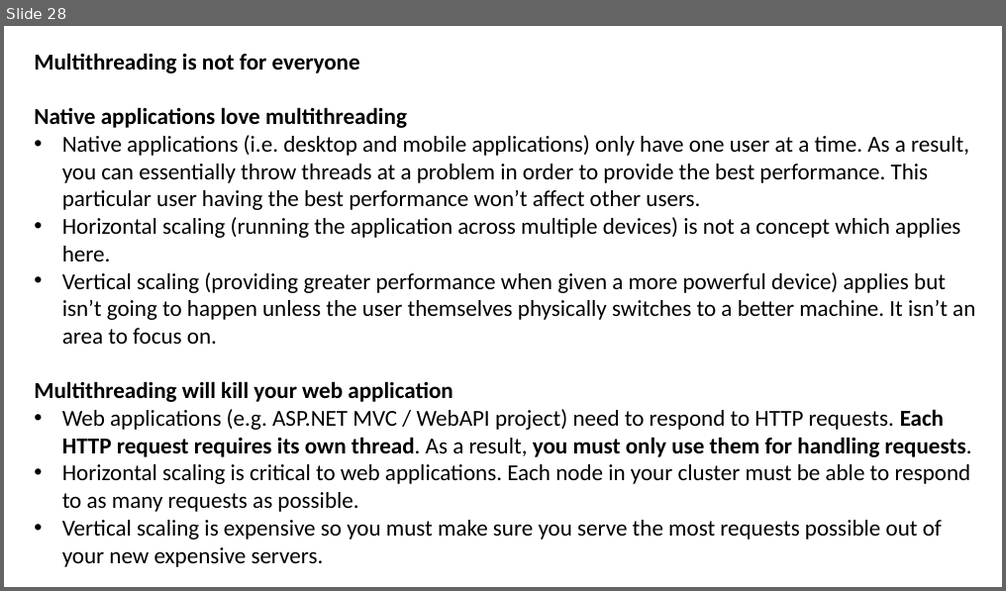
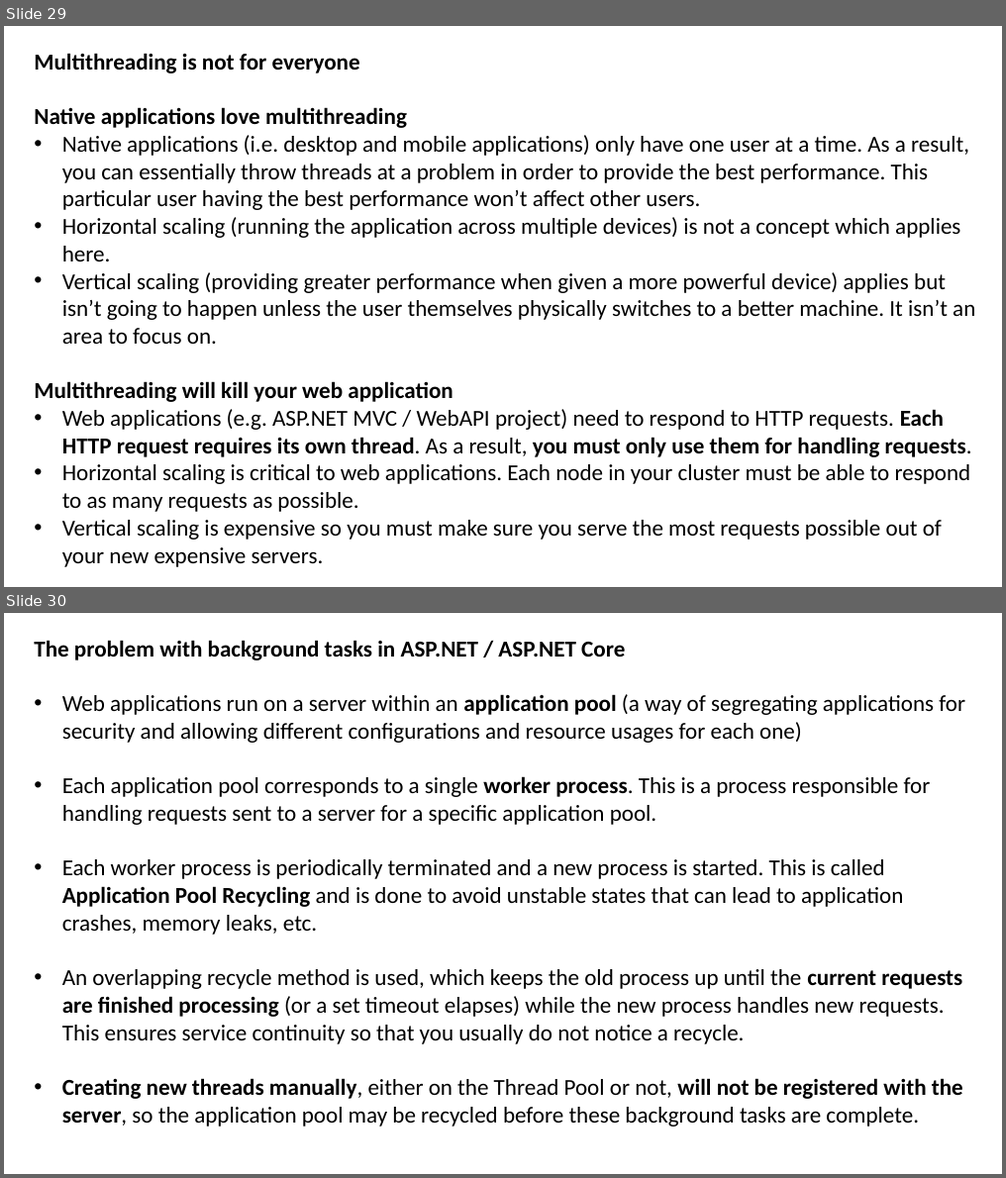
Before and after one commit to JoshKain/AsyncAwaitQuiz, a slide deck: Async and await presentation.pptx. Shown one above the other, each under a label of ours: slide 28 before the commit, slides 29 and 30 after it. The pictures are 1006x591 and 1006x1178 pixels, drawn with LibreOffice and Linux fonts; fonts in the diff are those of the drawing. Boxes give left, top, right and bottom in pixels: in the first picture for what was removed or moved away, otherwise in the second. Text is boxed around its words. In the diff, an @@ line names an element or a change of style, - is before the commit and + after.

```diff
--- a/Async and await presentation.pptx
+++ b/Async and await presentation.pptx
@@ slide 30 added at [4,613,1002,1174], background #FFFFFF @@
@@ text added at [34,640,965,1127], 22 pt, text #000000 @@
+The problem with background tasks in ASP.NET / ASP.NET Core
+• Web applications run on a server within an application pool (a way of segregating applications for security and allowing different configurations and resource usages for each one)
+• Each application pool corresponds to a single worker process. This is a process responsible for handling requests sent to a server for a specific application pool.
+• Each worker process is periodically terminated and a new process is started. This is called Application Pool Recycling and is done to avoid unstable states that can lead to application crashes, memory leaks, etc.
+• An overlapping recycle method is used, which keeps the old process up until the current requests are finished processing (or a set timeout elapses) while the new process handles new requests. This ensures service continuity so that you usually do not notice a recycle.
+• Creating new threads manually, either on the Thread Pool or not, will not be registered with the server, so the application pool may be recycled before these background tasks are complete.
@@ what was slide 28 is now slide 29 @@
```
Also in this commit, not shown: 2 slides changed, 2 other slides added.
